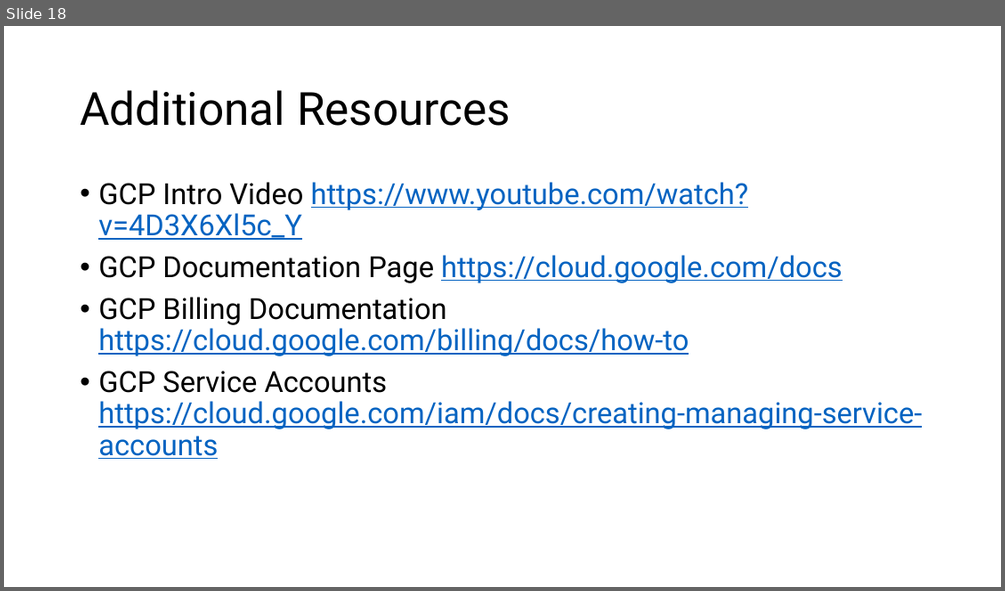
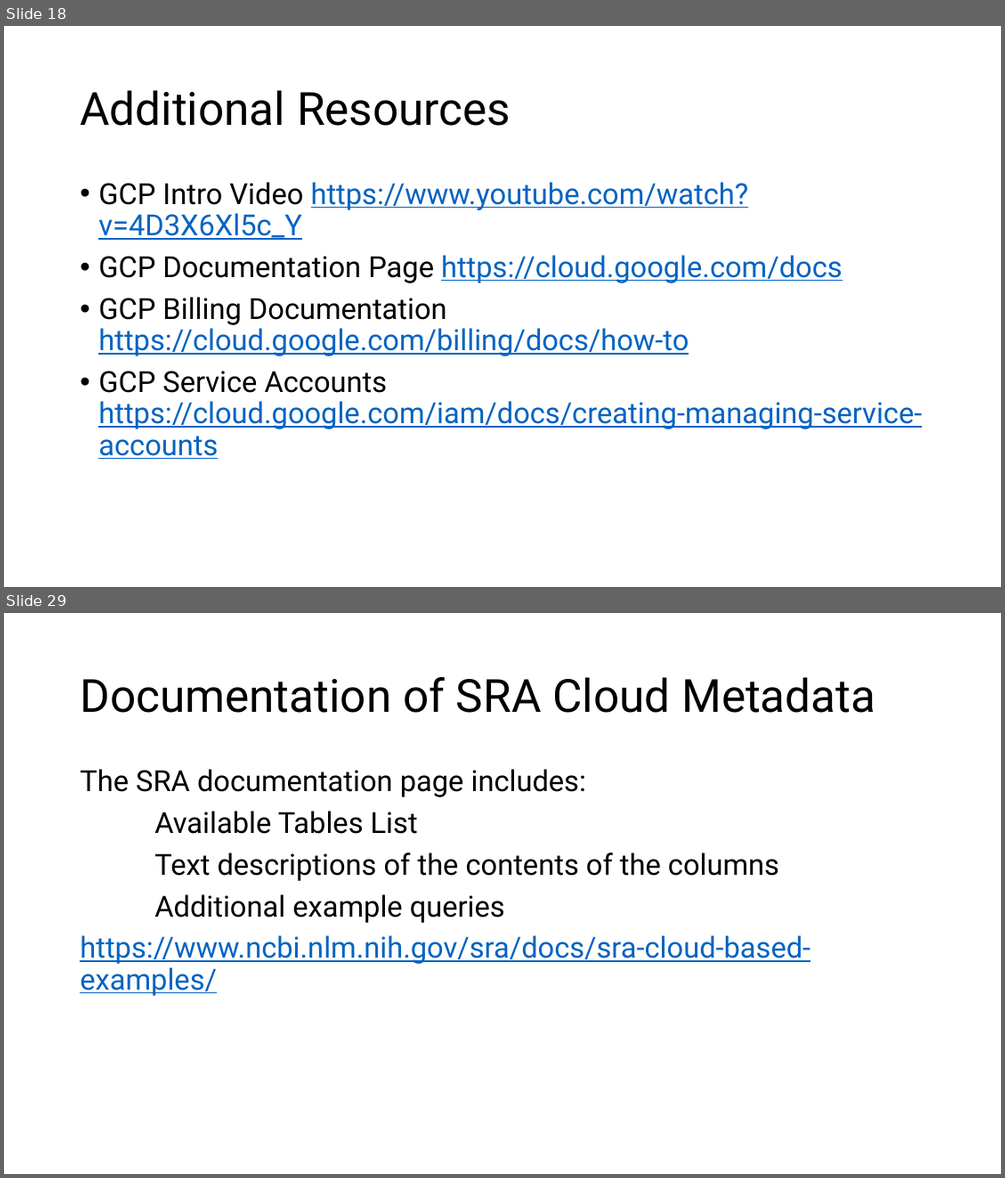
Before and after one commit to ncbi/ASHG-Workshop-2021, a slide deck: ASHG_1.pptx. Shown one above the other, each under a label of ours: slide 18 before the commit, slides 18 and 29 after it; the slides between them are not shown. The pictures are 1005x591 and 1005x1178 pixels, drawn with LibreOffice and Linux fonts; fonts in the diff are those of the drawing; background and template pictures are left out. Boxes give left, top, right and bottom in pixels: in the first picture for what was removed or moved away, otherwise in the second. Text is boxed around its words. In the diff, an @@ line names an element or a change of style, - is before the commit and + after.

```diff
--- a/ASHG_1.pptx
+++ b/ASHG_1.pptx
@@ slide 29 added at <box>4,613,1001,1174</box>, background picture (left out) @@
@@ title added at <box>80,677,875,713</box>, 44 pt, text #000000 @@
+Documentation of SRA Cloud Metadata
@@ text added at <box>80,769,810,996</box>, 28 pt, text #000000 @@
+The SRA documentation page includes:
+Available Tables List
+Text descriptions of the contents of the columns
+Additional example queries
+https://www.ncbi.nlm.nih.gov/sra/docs/sra-cloud-based-examples/
```
Also in this commit, not shown: 20 other slides added.
